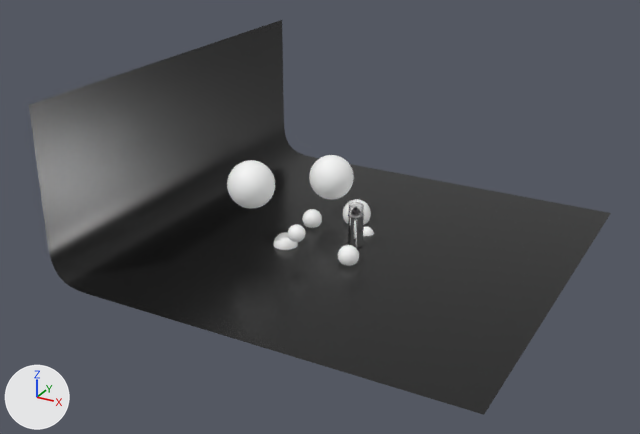
The Blender file perfume_CO2_1.blend as it was, and as the next commit left it.
Both versions are drawn from a 50 mm camera at (9.49, -19.22, 10.21) aimed at (-0.6, -0.86, 1.03). The lights are fixed; the arrows at lower left show +X, +Y and +Z.
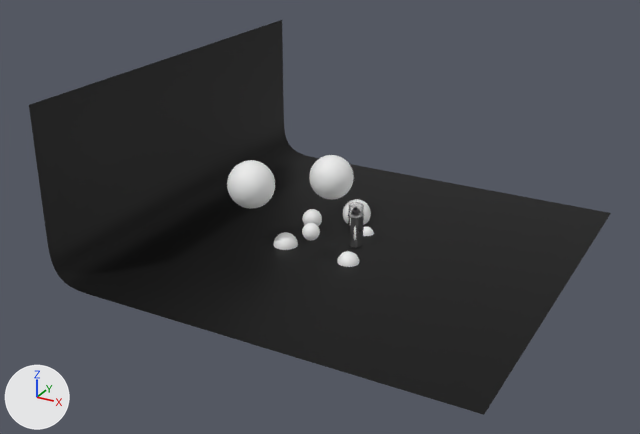
Diff of the bpy script that builds the scene:
```diff
--- a/perfume_CO2_1.blend.py
+++ b/perfume_CO2_1.blend.py
@@ mat_suelo @@
 mat_suelo.metallic = 0.321
-mat_suelo.roughness = 0.261
+mat_suelo.roughness = 0.529
+mat_suelo.specular_ior_level = 0.398
@@ mat_emision @@
 mat_emision.emission_color = (0.72, 0.732, 0.723)  # light grey #dddedd
-mat_emision.emission_strength = 0.2
+mat_emision.emission_strength = 0.1
@@ ob_sphere_004 @@
 ob_sphere_004 = bpy.data.objects.new('Sphere.004', me_sphere_004)
-ob_sphere_004.location = (0.29, -0.97, 0.18)
-ob_sphere_004.scale = (0.277, 0.277, 0.277)
+ob_sphere_004.location = (0.29, -0.97, -0.01)
+ob_sphere_004.scale = (0.286, 0.286, 0.286)
 _m = ob_sphere_004.modifiers.new('Subdivision', 'SUBSURF')
@@ ob_sphere_006 @@
 ob_sphere_006 = bpy.data.objects.new('Sphere.006', me_sphere_006)
-ob_sphere_006.location = (-0.98, -1.41, 0.7)
+ob_sphere_006.location = (-0.71, -1.15, 0.7)
 ob_sphere_006.scale = (0.23, 0.23, 0.23)
```

Pixel boxes (x1, y1, x2, y2) of what changed, in the pictures (640 x 434 px):
'sinfin', surface changed
    both: (29, 47, 611, 415)
'Sphere.001', surface changed
    both: (227, 160, 275, 209)
'Sphere.002', surface changed
    both: (309, 159, 354, 200)
'Sphere.006', surface changed, moved
    before: (288, 224, 306, 242)
    after: (302, 223, 320, 241)
'Sphere.004', surface changed, moved, rescaled
    before: (338, 245, 359, 266)
    after: (337, 251, 359, 267)
'Sphere', surface changed (white to grey)
    both: (273, 232, 298, 250)
'Sphere.005', surface changed (white to grey)
    both: (302, 209, 322, 228)
'Sphere.007', surface changed
    both: (343, 199, 371, 225)
